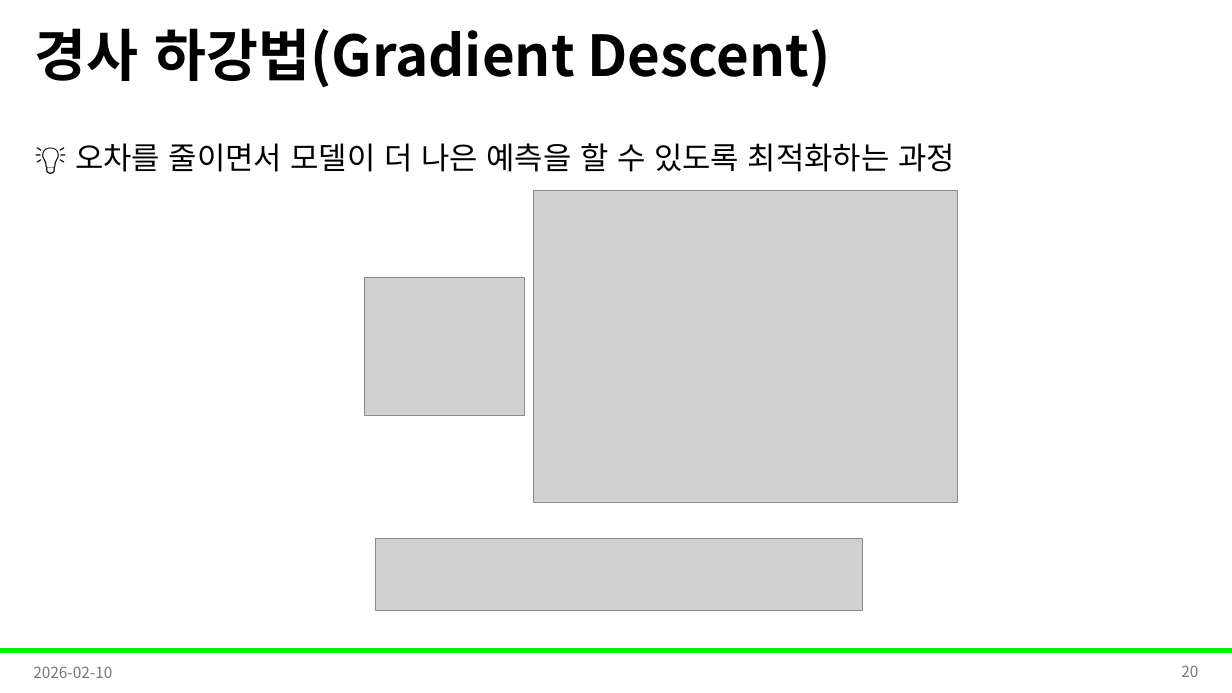
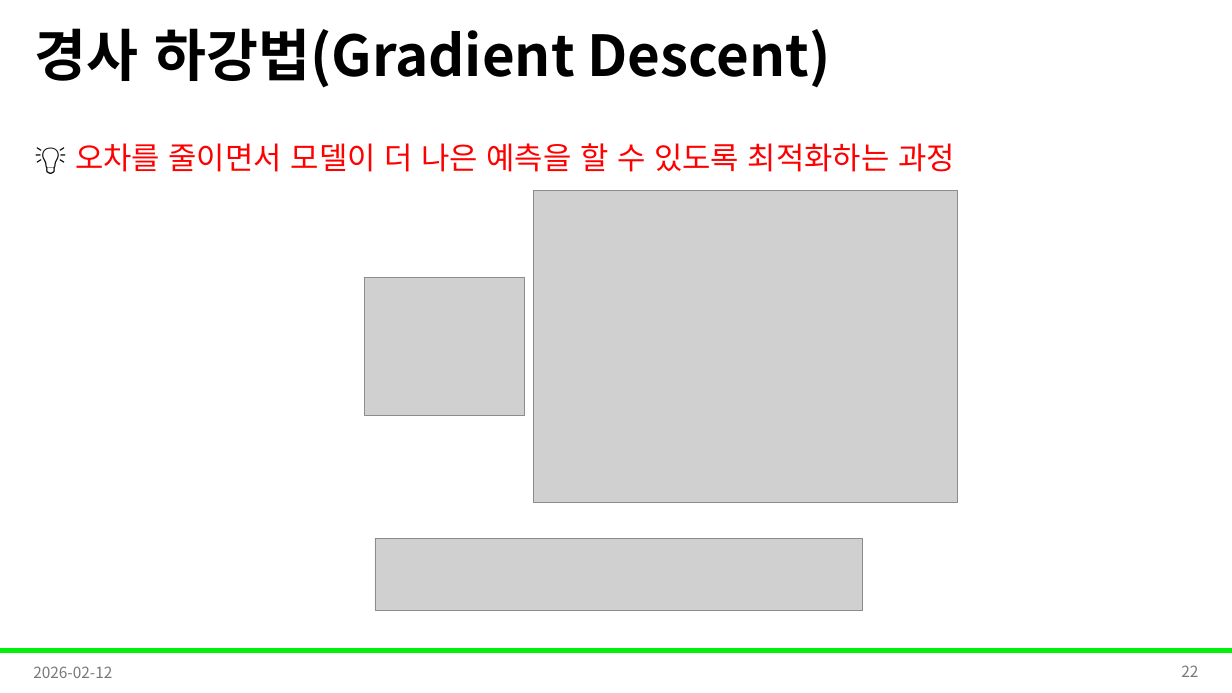
Before and after one commit to Leader-Lesson/KDT_RE_5th, a slide deck: slide 22 of material/5_AI/09_회귀와경사하강법.pptx (slide 20 before the commit). Drawn at 1232x693 pixels with LibreOffice and Linux fonts; fonts in the diff are those of the drawing; grey boxes stand for pictures; background and template pictures are left out. Boxes give left, top, right and bottom in pixels: in the first picture for what was removed or moved away, otherwise in the second. Text is boxed around its words. In the diff, an @@ line names an element or a change of style, - is before the commit and + after.

```diff
--- a/material/5_AI/09_회귀와경사하강법.pptx
+++ b/material/5_AI/09_회귀와경사하강법.pptx
@@ text "💡 오차를 줄이면서 모델이 더 ..." at (75,143,955,172): text colour #000000 to #FF0000 @@
@@ text at (33,666,112,678): text changed @@
-2026-02-10
+2026-02-12
@@ page number at (1181,665,1198,677): text changed @@
-20
+22
```
Also in this commit, not shown: 34 other slides changed, 3 slides added, 2 other files.
